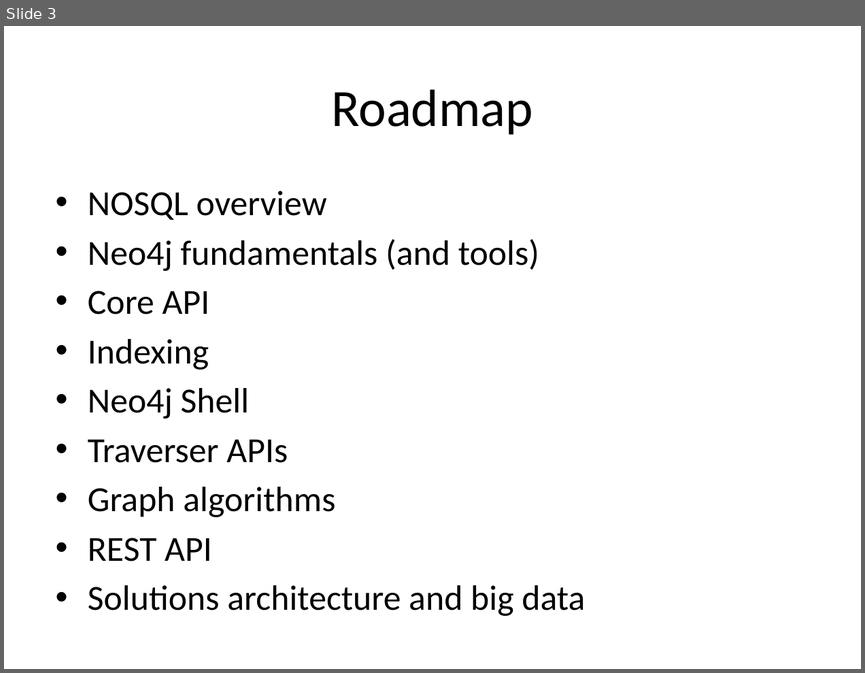
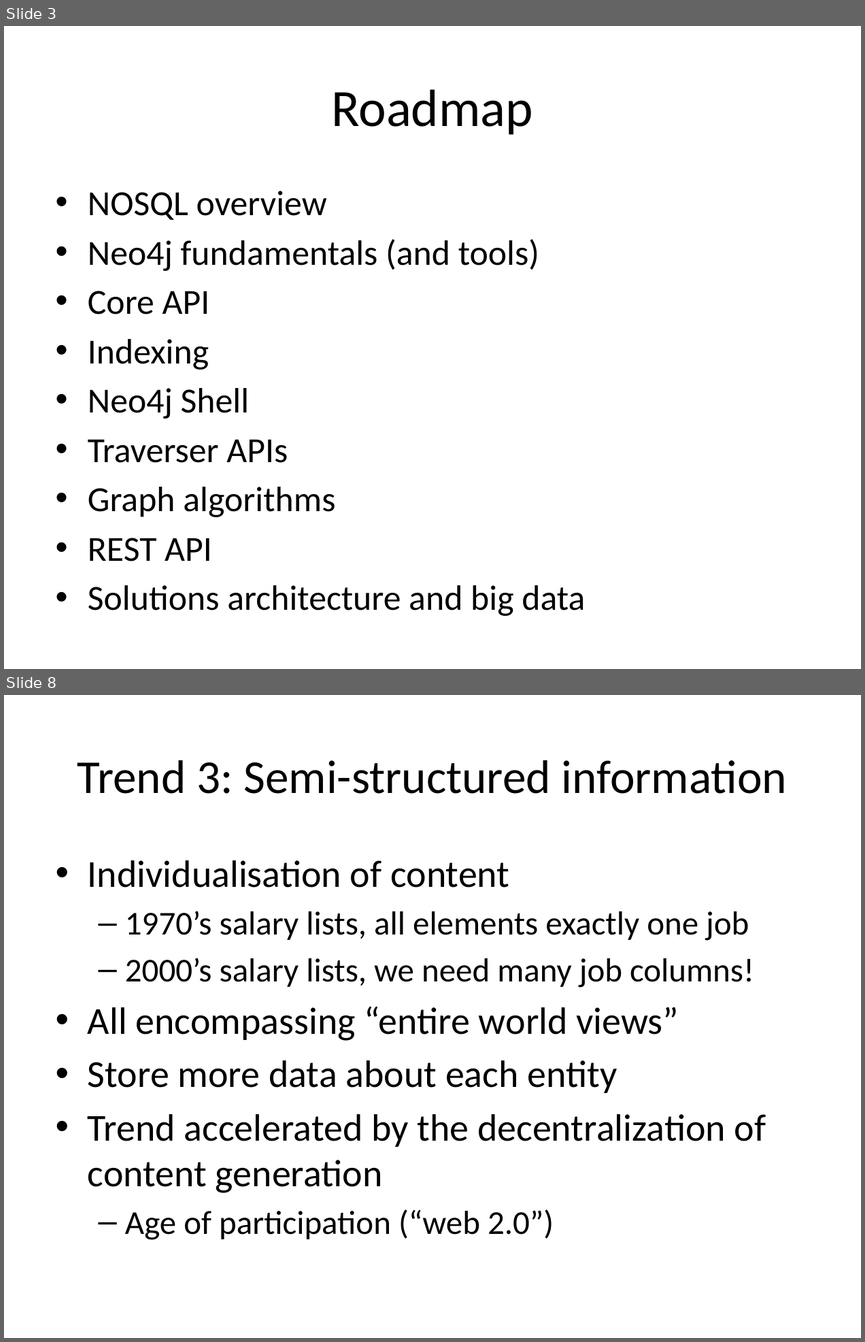
Before and after one commit to jimwebber/neo4j-tutorial, a slide deck: presentation/A Programmatic Introduction to Neo4j.pptx. Shown one above the other, each under a label of ours: slide 3 before the commit, slides 3 and 8 after it; the slides between them are not shown. The pictures are 865x673 and 865x1342 pixels, drawn with LibreOffice and Linux fonts; fonts in the diff are those of the drawing; background and template pictures are left out. Boxes give left, top, right and bottom in pixels: in the first picture for what was removed or moved away, otherwise in the second. Text is boxed around its words. In the diff, an @@ line names an element or a change of style, - is before the commit and + after.

```diff
--- a/presentation/A Programmatic Introduction to Neo4j.pptx
+++ b/presentation/A Programmatic Introduction to Neo4j.pptx
@@ slide 8 added at (x1=4, y1=695, x2=861, y2=1338), background #FFFFFF @@
@@ title added at (x1=77, y1=760, x2=787, y2=794), 39.6 pt, text #000000 @@
+Trend 3: Semi-structured information
@@ text added at (x1=88, y1=860, x2=766, y2=1240), 32 pt, text #000000 @@
+• Individualisation of content
+  – 1970’s salary lists, all elements exactly one job
+  – 2000’s salary lists, we need many job columns!
+• All encompassing “entire world views”
+• Store more data about each entity
+• Trend accelerated by the decentralization of content generation
+  – Age of participation (“web 2.0”)
```
Also in this commit, not shown: 6 other slides added.
